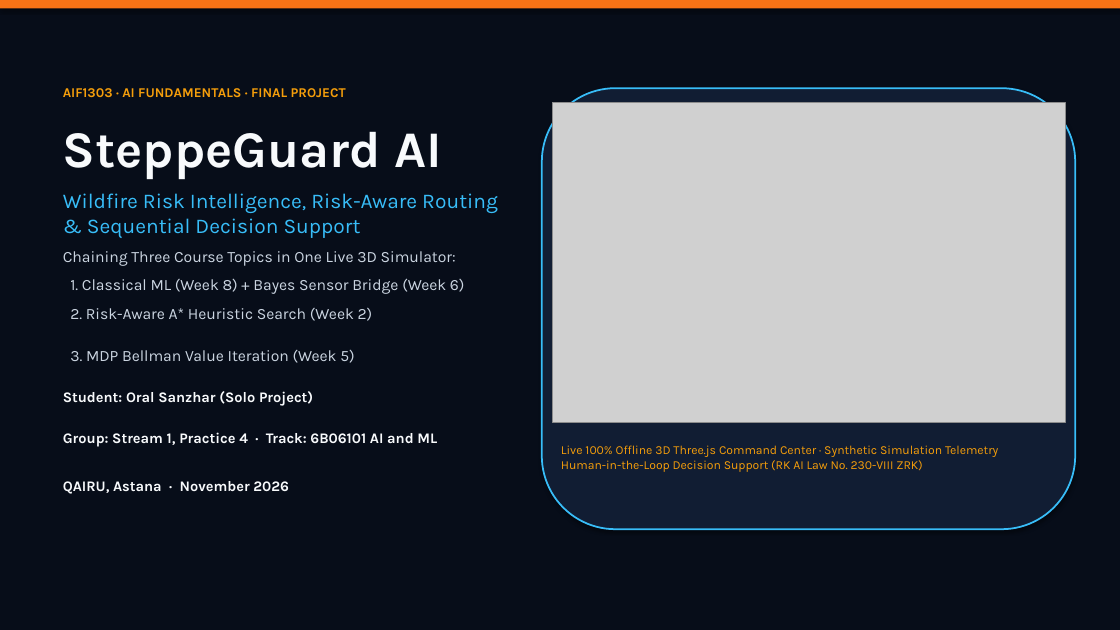
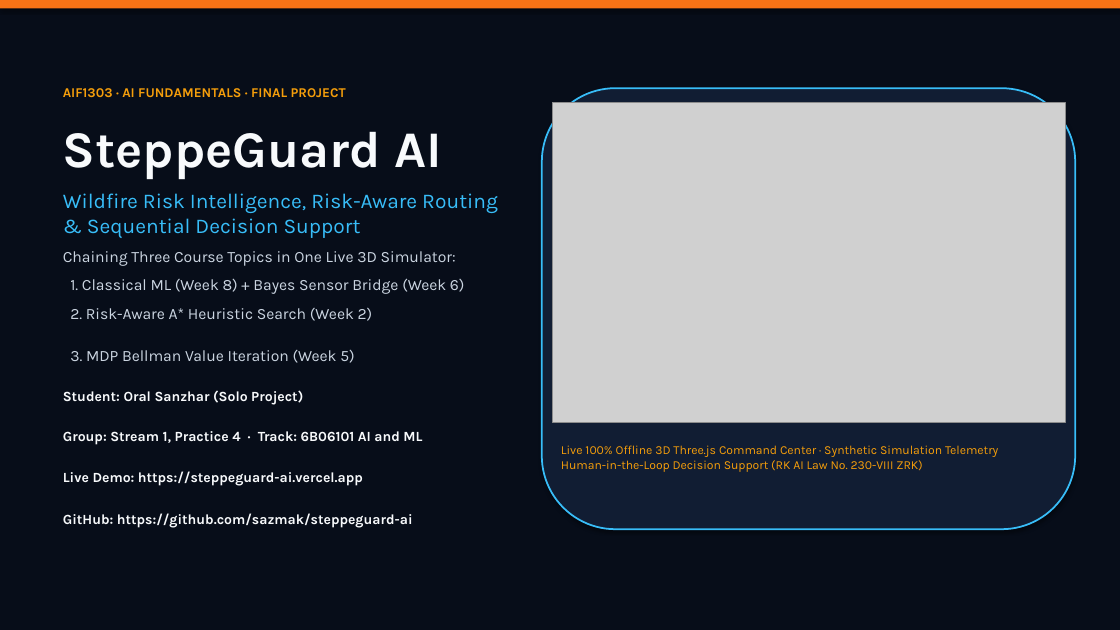
Before and after one commit to sazmak/steppeguard-ai, a slide deck: slide 1 of docs/SteppeGuard_Presentation.pptx. Drawn at 1120x630 pixels with LibreOffice and Linux fonts; fonts in the diff are those of the drawing; grey boxes stand for pictures. Boxes give left, top, right and bottom in pixels: in the first picture for what was removed or moved away, otherwise in the second. Text is boxed around its words. In the diff, an @@ line names an element or a change of style, - is before the commit and + after.

Commit message:
docs: embed verified live Vercel URL and GitHub link in README, Report, and Slide 1

```diff
--- a/docs/SteppeGuard_Presentation.pptx
+++ b/docs/SteppeGuard_Presentation.pptx
@@ text at box(63, 390, 422, 528): text changed; size 12.5 to 12 pt @@
-Student: Oral Sanzhar (Solo Project)
-Group: Stream 1, Practice 4 · Track: 6B06101 AI and ML
-QAIRU, Astana · November 2026
+Student: Oral Sanzhar (Solo Project)
+Group: Stream 1, Practice 4 · Track: 6B06101 AI and ML
+Live Demo: https://steppeguard-ai.vercel.app
+GitHub: https://github.com/sazmak/steppeguard-ai
```
Also in this commit, not shown: 7 other files.
